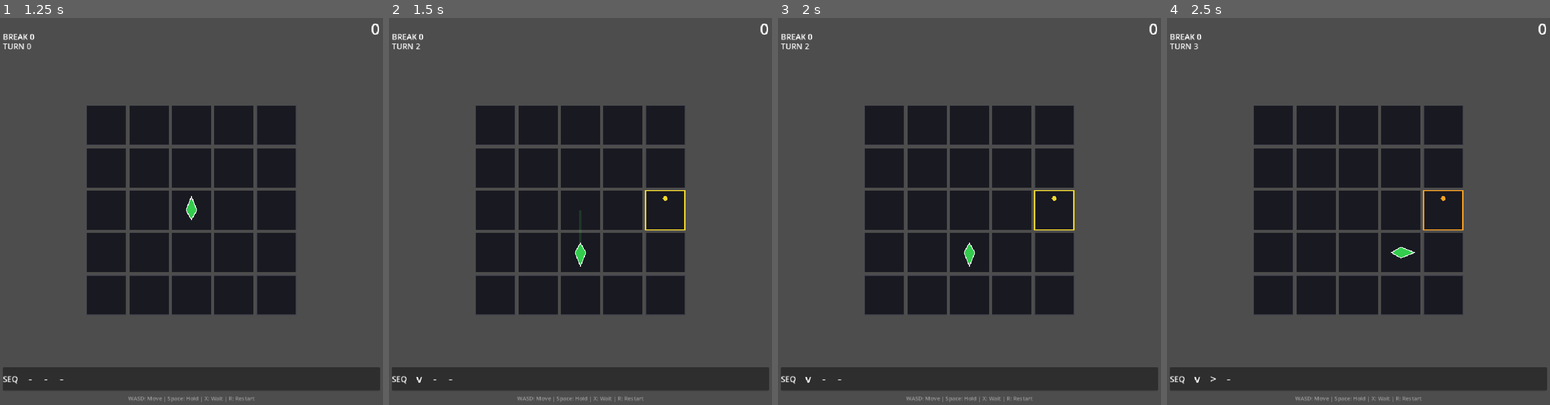
Above: before the commit, frames 1-4 (left to right).
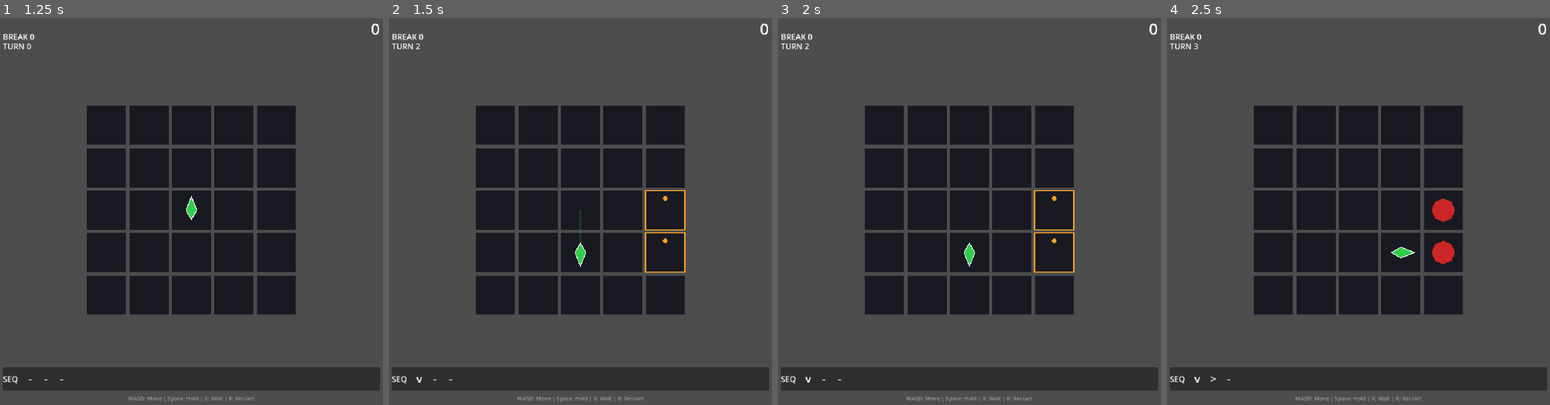
Above: after the commit, the same moments.

Repository: Periodev/DIR
Game: Godot game, scene res://main.tscn
The game is run twice, just before and just after one commit, with the same random seed, the same clock (stepped at 60 frames per second) and the same inputs.
Inputs:
- Up to frame 1 (1.25 s): tap Enter at 0.5 s; hold Right from 0.53 s (still down); tap R at 0.6 s; tap Space at 0.77 s
- Up to frame 2 (1.5 s): tap Space at 1.25 s; release Right at 1.28 s; hold Down from 1.28 s (still down); tap X at 1.35 s
- Up to frame 3 (2 s): keep holding Down; tap Space at 1.52 s
- Up to frame 4 (2.5 s): tap Enter at 2, 2.1 s; release Down at 2.03 s; hold Right from 2.03 s (still down)

Frame 1 is identical in both runs. In frame 2, 0.3% of the frame differs, in the area x 66-78%, y 44-66%; in frame 3, 0.3%; in frame 4, 0.7%, in the area x 66-78%, y 44-64%.

Commit message:
COR attack timing: charge 0.30s, STRIKE lunge 0.05s, arc/ripple delays updated
- COR_CHARGE_DUR 0.15→0.30 (ripple 0.20s + pause 0.10s)
- STRIKE: custom 0.05s lunge replaces _attack_generic (hit_delay=0.35s)
- DASH hit_delay=0.45s
- CORAttackArc expansion 0.18→0.30s
- CORChargeRipple RING_DUR 0.16→0.14 (total 0.20s)
- Board: cor_ripple delay = hit_delay + 0.15 (after arc)

Co-Authored-By: Claude Sonnet 4.6 <noreply@anthropic.com>

Diff:
--- a/DIR/godot_project/scripts/Board.gd
+++ b/DIR/godot_project/scripts/Board.gd
@@ -5,9 +5,9 @@
 
 const COLS := 5
 const ROWS := 5
-const SPAWN_CYCLE_STEPS := 4
-const SPAWNS_PER_CYCLE := 1
-const SPAWN_CELL_TYPE := CharacterData.CellType.DEAD_ONE_WAY_SHIELD
+const SPAWN_CYCLE_STEPS := 3
+const SPAWNS_PER_CYCLE := 2
+const SPAWN_CELL_TYPE := CharacterData.CellType.DEAD
 const BLOCK_OUTER_RING_SPAWN := false
 const CELL_SIZE := 100.0
 const CELL_GAP := 8.0
@@ -485,9 +485,11 @@
 	)
 
 func _spawn_cor_ripple(pos: Vector2i) -> void:
+	var is_dash := _get_attack_mode() == CharacterData.AttackMode.DASH
+	var delay: float = player_node.get_hit_delay(is_dash) + 0.15   # hit + arc 動畫結束
 	var world_pos := Vector2(pos.x * CELL_STEP + CELL_SIZE / 2.0,
 							 pos.y * CELL_STEP + CELL_SIZE / 2.0)
-	get_tree().create_timer(0.15).timeout.connect(func() -> void:
+	get_tree().create_timer(delay).timeout.connect(func() -> void:
 		var fx := Node2D.new()
 		fx.set_script(CORRippleEffect)
 		fx.position = world_pos
--- a/DIR/godot_project/scripts/CORAttackArc.gd
+++ b/DIR/godot_project/scripts/CORAttackArc.gd
@@ -2,7 +2,7 @@
 
 const COLOR      := Color(0.2, 0.4, 0.9)
 const ARC_WIDTH  :=  8.0
-const GLOW_WIDTH := 22.0
+const GLOW_WIDTH := 32.0
 const MIN_R      := 18.0
 const MAX_R      := 85.0
 const SPREAD     := PI / 6.0    # ±30°，約 60° 弧寬
@@ -16,7 +16,7 @@
 	z_index = 7   # CORRippleEffect(6) 之上，Player(10) 之下
 
 	var tw1 := create_tween()
-	tw1.tween_method(_set_a1, 0.0, 1.0, 0.18)\
+	tw1.tween_method(_set_a1, 0.0, 1.0, 0.25)\
 	   .set_trans(Tween.TRANS_QUAD).set_ease(Tween.EASE_OUT)
 
 	#var tw2 := create_tween()
--- a/DIR/godot_project/scripts/CORChargeRipple.gd
+++ b/DIR/godot_project/scripts/CORChargeRipple.gd
@@ -5,7 +5,7 @@
 const MIN_R      :=  8.0
 const RING_WIDTH :=  7.0
 const GLOW_WIDTH := 20.0
-const RING_DUR   :=  0.16
+const RING_DUR   :=  0.14   # 收縮 0.06+0.14=0.20s 完成
 const STAGGER    :=  0.06
 
 var ring1_t: float = 0.0
--- a/DIR/godot_project/scripts/Player.gd
+++ b/DIR/godot_project/scripts/Player.gd
@@ -5,7 +5,7 @@
 const CORAttackArc    = preload("res://scripts/CORAttackArc.gd")
 const CORRippleEffect = preload("res://scripts/CORRippleEffect.gd")
 const CORChargeRipple = preload("res://scripts/CORChargeRipple.gd")
-const COR_CHARGE_DUR  := 0.15
+const COR_CHARGE_DUR  := 0.30   # 回波 0.20s + 停頓 0.10s
 const EXEJetEffect    = preload("res://scripts/EXEJetEffect.gd")
 const EXEImpactArc    = preload("res://scripts/EXEImpactArc.gd")
 const EXEImpactArcHit = preload("res://scripts/EXEImpactArcHit.gd")
@@ -173,7 +173,13 @@
 			fx.set("dir_vec", Vector2(dv))
 			fx.position = origin
 			get_parent().add_child(fx)
-			_attack_generic(dir, success))
+			var lunge_dist: float = 30.0 if success else 12.0
+			var tip := origin + Vector2(dv) * lunge_dist
+			var tw2 := create_tween()
+			tw2.tween_property(self, "position", tip, 0.05)\
+			   .set_trans(Tween.TRANS_QUAD).set_ease(Tween.EASE_IN)
+			tw2.tween_property(self, "position", origin, 0.12)\
+			   .set_trans(Tween.TRANS_QUAD).set_ease(Tween.EASE_OUT))
 
 func _attack_PLN(dir: int, success: bool, is_dash: bool) -> void:
 	if is_dash:
@@ -255,7 +261,7 @@
 	match character_name:
 		"EXE": return 0.22         # pull(0.01) + pause(0.15) + dash(0.06)
 		"PLN": return 0.16         # windup(0.13) + tip_extend(0.03)
-		"COR": return COR_CHARGE_DUR + (0.15 if is_dash else 0.08)
+		"COR": return COR_CHARGE_DUR + (0.15 if is_dash else 0.05)
 		_:     return 0.08         # GRD 及其他，generic out_dur
 
 func _facing_to_angle(dir: int) -> float:
